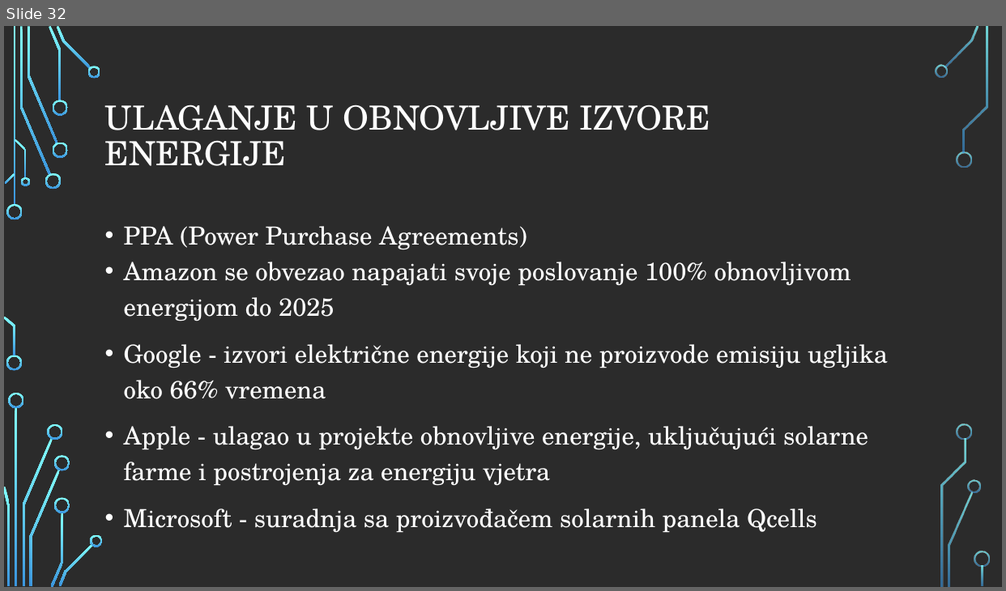
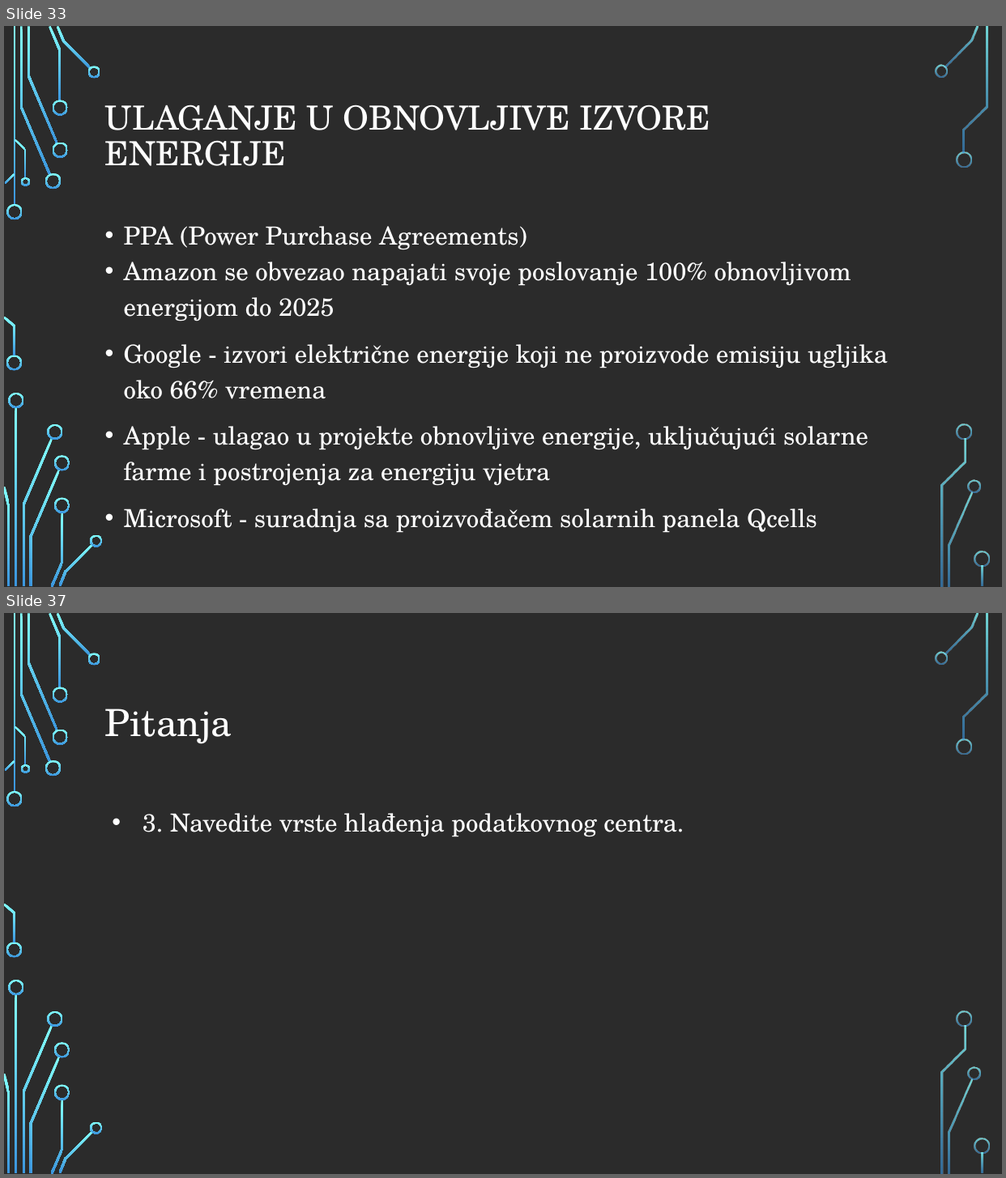
Before and after one commit to MatteoPlisic/Se, a slide deck: Green coding ppt (2).pptx. Shown one above the other, each under a label of ours: slide 32 before the commit, slides 33 and 37 after it; the slides between them are not shown. The pictures are 1006x591 and 1006x1178 pixels, drawn with LibreOffice and Linux fonts; fonts in the diff are those of the drawing; background and template pictures are left out; a plain dark background stands for a picture behind light text. Boxes give left, top, right and bottom in pixels: in the first picture for what was removed or moved away, otherwise in the second. Text is boxed around its words. In the diff, an @@ line names an element or a change of style, - is before the commit and + after.

```diff
--- a/Green coding ppt (2).pptx
+++ b/Green coding ppt (2).pptx
@@ slide 37 added at (4,613,1002,1174), background picture (left out); not listed: 36 template elements that a slide beside it also shows @@
@@ title added at (105,709,232,744), 36 pt, text #FFFFFF @@
+Pitanja
@@ text added at (143,813,684,837), 24 pt, text #FFFFFF @@
+• 3. Navedite vrste hlađenja podatkovnog centra.
@@ what was slide 32 is now slide 33 @@
```
Also in this commit, not shown: 4 slides changed, 5 other slides added.
